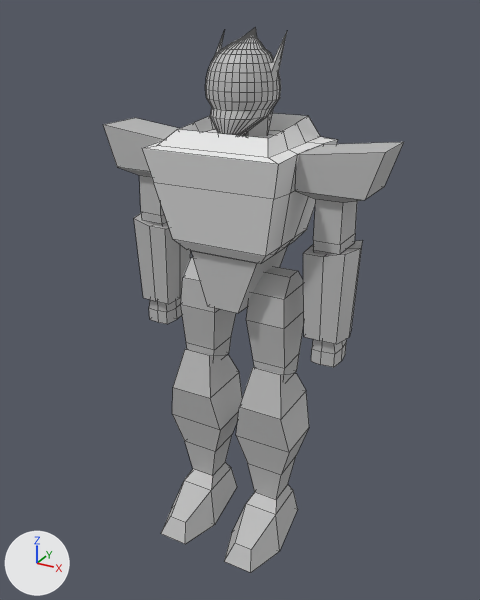
The FBX model Assets/Models/Characters/riggedAndSkinned/Revised/RoboRigAndSkinned_V2.fbx as it was, and as the next commit left it.
The view is the same before and after, from a camera (50 mm lens) standing at (2.95, -5.29, 5.32) and looking at (0.04, 0.0, 2.68). The axes (+X, +Y, +Z) are drawn at lower left. The lights are the same throughout. Both versions are drawn at frame 71 of the action 'Take 001'; the numbers are the values there. Mesh edges are drawn as thin lines.
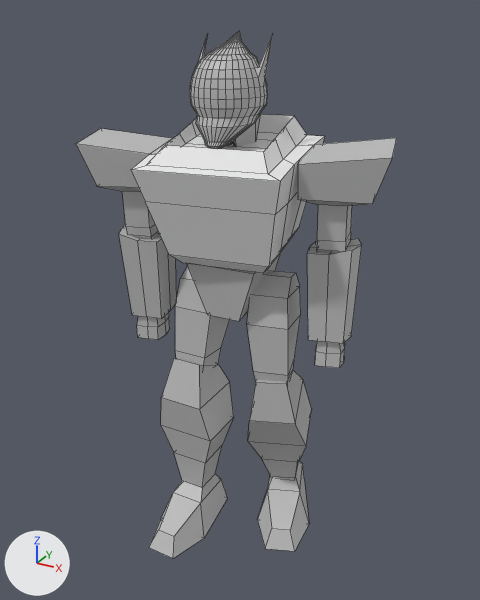
Location of each change, (x1, y1, x2, y2) in pixels of the pictures (480 x 600 px; the box of a moved part takes in the faces that stretch with it):
```json
{"object": "Cube.014", "change": "reshaped", "before": [103, 28, 404, 573], "after": [76, 31, 397, 558], "on screen": "7% wider"}
{"part": 1, "of": "me_mesh", "change": "moved or reshaped", "before": [134, 213, 191, 304], "after": [119, 225, 177, 319]}
{"part": 2, "of": "me_mesh", "change": "moved or reshaped", "before": [142, 113, 338, 264], "after": [131, 114, 325, 273]}
{"part": 3, "of": "me_mesh", "change": "moved or reshaped", "before": [311, 339, 346, 367], "after": [315, 341, 345, 368]}
{"part": 4, "of": "me_mesh", "change": "moved or reshaped", "before": [236, 367, 309, 499], "after": [248, 370, 311, 480]}
{"part": 5, "of": "me_mesh", "change": "moved or reshaped", "before": [161, 463, 237, 544], "after": [149, 474, 228, 558]}
{"part": 6, "of": "me_mesh", "change": "moved or reshaped", "before": [191, 246, 288, 313], "after": [187, 252, 281, 321]}
{"part": 7, "of": "me_mesh", "change": "moved or reshaped", "before": [172, 349, 242, 476], "after": [161, 358, 234, 488]}
{"part": 8, "of": "me_mesh", "change": "moved or reshaped", "before": [103, 28, 404, 378], "after": [76, 31, 397, 383]}
{"part": 9, "of": "me_mesh", "change": "moved or reshaped", "before": [224, 485, 298, 573], "after": [257, 461, 309, 551]}
```

Scene script edits in JSON lines:
```json
{"block": "me_mesh", "where": "# used by ob_cube_014; location = (0.0, 0.0, 0.0); rotation_euler = (1.571, 0.0, 0.0), in degrees (90, 0, 0); scale = (0.01, 0.01, 0.01)"}
{"op": "remove", "block": "me_mesh", "code": "me_mesh.from_pydata(...)  # 794 vertices, 796 faces; spans x -141.0..142.0, y 0.0..516.0, z -72.0..72.0"}
{"op": "add", "block": "me_mesh", "code": "me_mesh.from_pydata(...)  # 794 vertices, 796 faces; spans x -143.0..146.0, y -1.0..514.0, z -81.0..94.0"}
{"block": "me_mesh", "change": "me_mesh part 1: the loose piece of 18 vertices spanning x -119.0..-72.0, y 247.0..337.0, z -37.0..10.0 is multiplied about its middle by the matrix ((0.973, -0.022, 0.23), (0.028, 0.999, -0.021), (-0.229, 0.027, 0.973)), then moved by (5.0, -4.0, 32.0)"}
{"block": "me_mesh", "change": "me_mesh part 2: the loose piece of 56 vertices spanning x -70.0..70.0, y 320.0..440.0, z -72.0..51.0 is multiplied about its middle by the matrix ((0.992, 0.002, 0.126), (0.014, 0.992, -0.122), (-0.126, 0.123, 0.984)), then moved by (0.0, -4.0, 17.0)"}
{"block": "me_mesh", "change": "me_mesh part 3: the loose piece of 26 vertices spanning x 82.0..109.0, y 221.0..249.0, z -29.0..4.0 is multiplied about its middle by the matrix ((0.973, -0.051, 0.223), (0.027, 0.993, 0.108), (-0.227, -0.099, 0.968)), then moved by (3.0, 0.0, 4.0)"}
{"block": "me_mesh", "change": "me_mesh part 4: the loose piece of 20 vertices spanning x 10.0..71.0, y 46.0..203.0, z -37.0..25.0 is multiplied about its middle by the matrix ((0.959, 0.022, 0.283), (0.058, 0.96, -0.273), (-0.278, 0.279, 0.919)), then moved by (3.0, 1.0, -11.0)"}
{"block": "me_mesh", "change": "me_mesh part 5: the loose piece of 16 vertices spanning x -70.0..-11.0, y 0.0..46.0, z -39.0..71.0 is moved by (0.0, -1.0, 23.0)"}
{"block": "me_mesh", "change": "me_mesh part 6: the loose piece of 8 vertices spanning x -35.0..36.0, y 267.0..320.0, z -46.0..27.0 is multiplied about its middle by the matrix ((0.999, -0.005, 0.038), (0.01, 0.991, -0.136), (-0.037, 0.136, 0.99)), then moved by (0.0, -3.0, 6.0)"}
{"block": "me_mesh", "change": "me_mesh part 7: the loose piece of 20 vertices spanning x -71.0..-10.0, y 46.0..203.0, z -37.0..25.0 is moved by (0.0, -1.0, 22.0)"}
{"block": "me_mesh", "change": "me_mesh part 8: 614 of 794 vertices moved; they spanned x -141.0..142.0, y 187.0..516.0, z -47.0..20.0 and now span x -143.0..146.0, y 183.0..514.0, z -47.0..63.0; mean shift (0.0, -3.0, 22.0); largest move (-141.0, 428.0, -39.0) -> (-143.0, 424.0, 14.0)"}
{"block": "me_mesh", "change": "me_mesh part 9: 16 of 794 vertices moved; they spanned x 12.0..70.0, y 0.0..46.0, z -38.0..72.0 and now span x 13.0..85.0, y 0.0..53.0, z -81.0..36.0; mean shift (8.0, 4.0, -37.0); largest move (57.0, 0.0, 72.0) -> (85.0, 1.0, 25.0)"}
```
